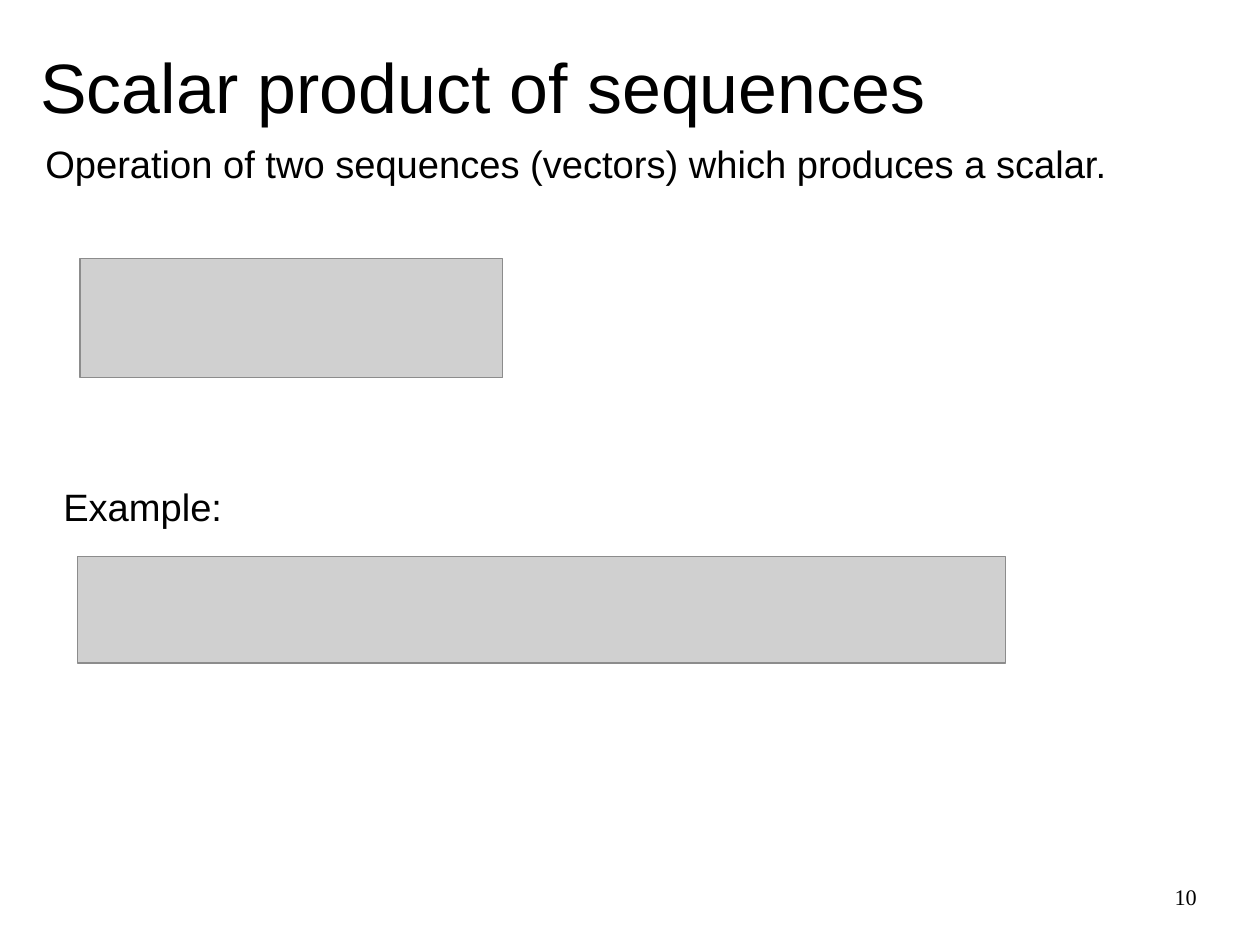
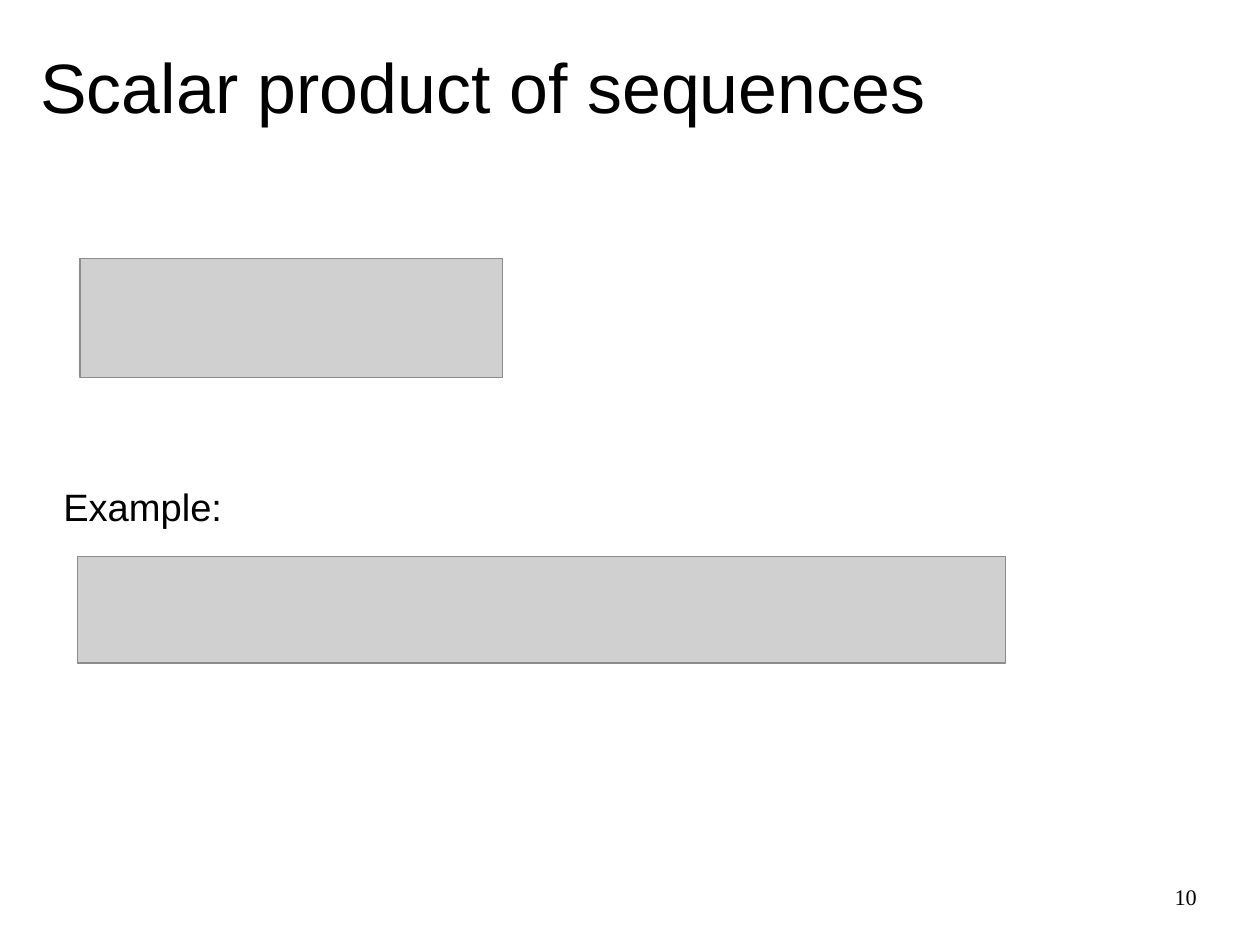
Before and after one commit to MTG/sms-tools, a slide deck: slide 10 of lectures/1-Introduction/Basic-mathematics.odp. Drawn at 1260x945 pixels with LibreOffice and Linux fonts; fonts in the diff are those of the drawing; grey boxes stand for pictures. Boxes give left, top, right and bottom in pixels: in the first picture for what was removed or moved away, otherwise in the second. Text is boxed around its words. In the diff, an @@ line names an element or a change of style, - is before the commit and + after.

```diff
--- a/lectures/1-Introduction/Basic-mathematics.odp
+++ b/lectures/1-Introduction/Basic-mathematics.odp
@@ text removed at (x1=45, y1=150, x2=1106, y2=186) @@
-Operation of two sequences (vectors) which produces a scalar.
```
Also in this commit, not shown: 3 other slides changed, 37 other files.
